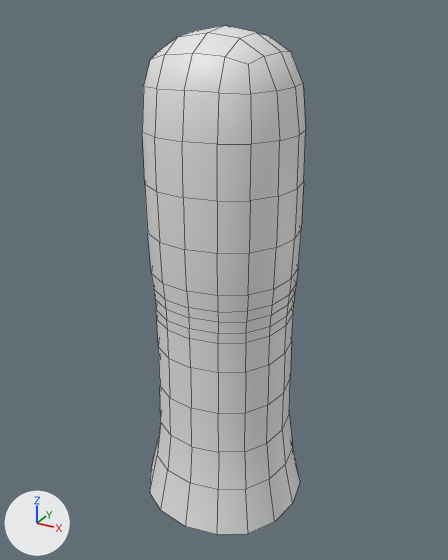
The FBX model Assets/Models/4BONES.fbx as it was, and as the next commit left it.
Both versions are drawn from a camera (50 mm lens) standing at (3.66, -6.67, 6.67) and looking at (-0.03, 0.03, 3.32). Every picture has the same lights, and +X, +Y and +Z are marked at lower left. Mesh edges are drawn as thin lines. Where no turn or scale is listed for an object, it has been applied to the vertices.

Names of what the first picture shows: 'Mod_Finger_00'.
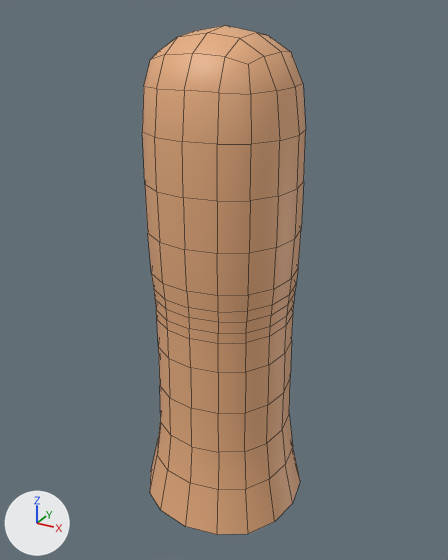
Diff of the bpy script that builds the scene:
```diff
--- a/Assets/Models/4BONES.fbx.py
+++ b/Assets/Models/4BONES.fbx.py
@@ mat_mat_base @@
+mat_mat_base = principled_material('Mat_Base')
+mat_mat_base.base_color = (0.8, 0.417, 0.21)  # beige #e7ad7e
@@ mat_mat_una @@
+mat_mat_una = principled_material('Mat_Una')
+mat_mat_una.base_color = (0.801, 0.0, 0.00205)  # red #e70007
@@ me_cube_001 @@
 me_cube_001.from_pydata(...)  # 263 vertices, 254 faces; spans x -1.14..1.14, y -1.14..1.14, z 0.0..6.48
 # used by ob_mod_finger_00; location = (0.0, 0.0, 0.0)
+# me_cube_001 part 1: 228 of the faces centred in x -1.03..1.03, y -1.03..1.03, z 0.33..6.42 switch from mat_material_001 (white #e7e7e7) to mat_mat_base (beige #e7ad7e)
+me_cube_001.materials.append(mat_mat_una)  # red #e70007
```

Changed parts and their boxes [x1, y1, x2, y2] in the pictures (448 x 560 px):
part 1 of me_cube_001, recoloured: [142, 25, 306, 535] in both
